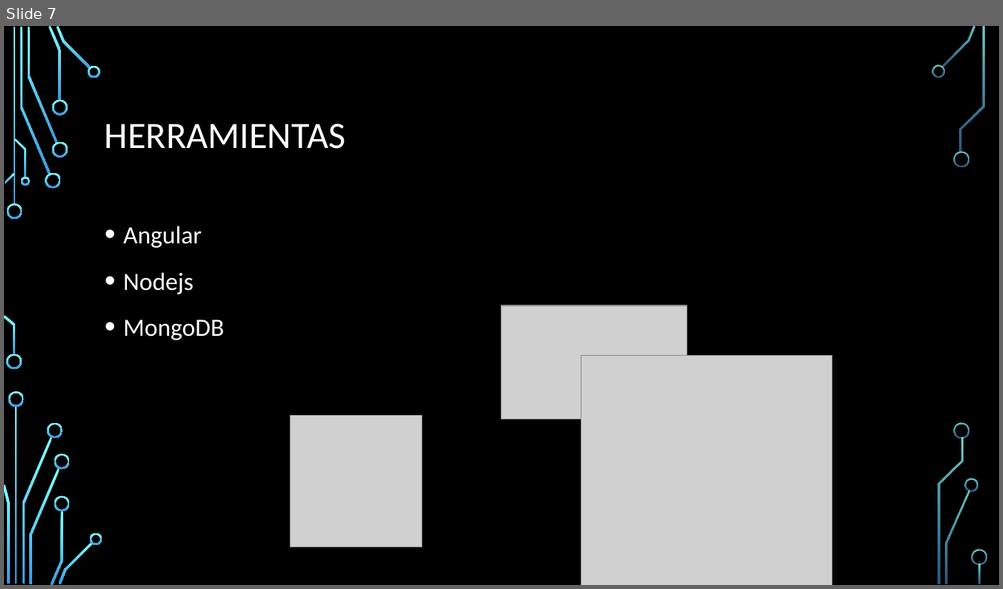
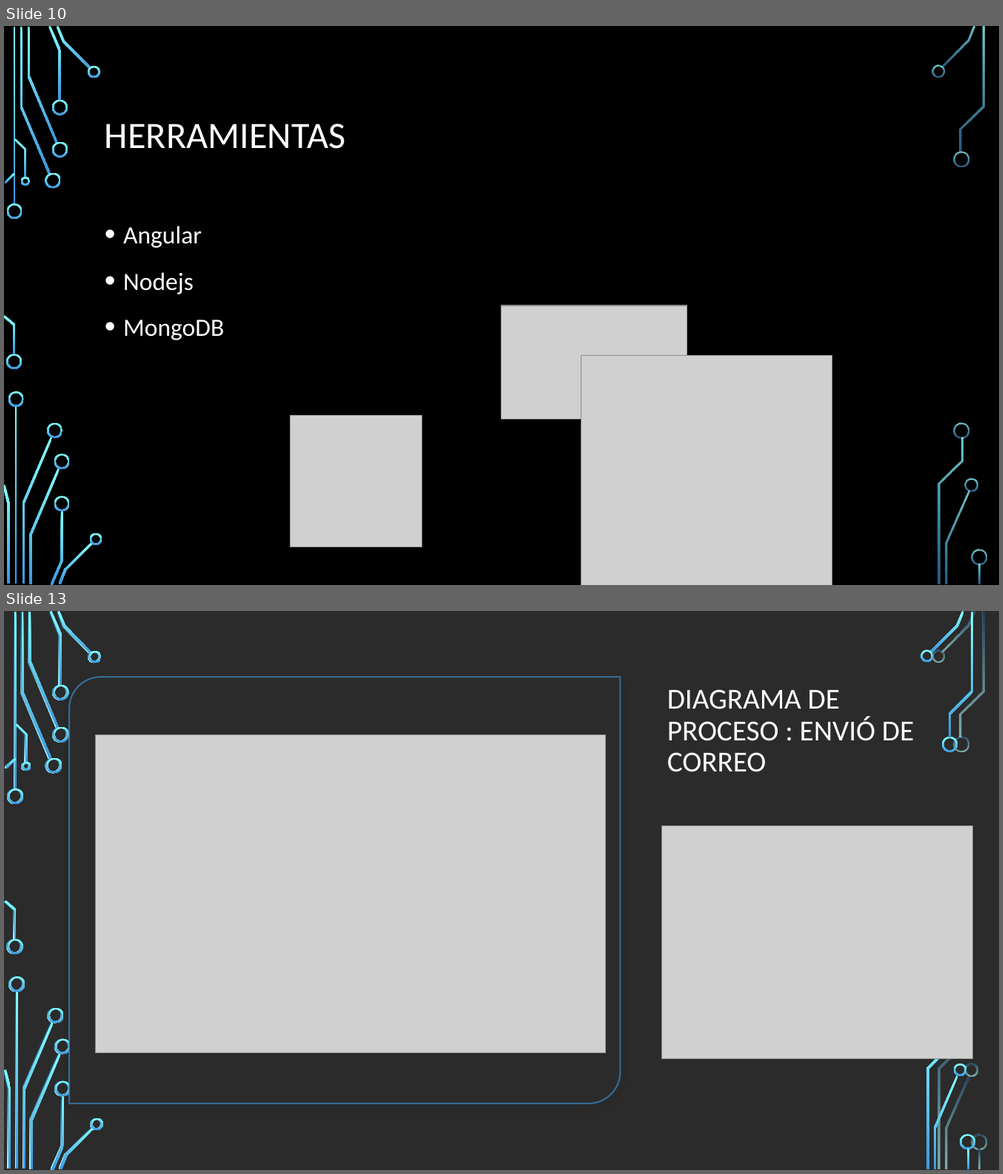
Before and after one commit to Adescafu/INFO264_Proyecto, a slide deck: presentacion.pptx. Shown one above the other, each under a label of ours: slide 7 before the commit, slides 10 and 13 after it; the slides between them are not shown. The pictures are 1003x589 and 1003x1174 pixels, drawn with LibreOffice and Linux fonts; fonts in the diff are those of the drawing; grey boxes stand for pictures; background and template pictures are left out; a plain dark background stands for a picture behind light text. Boxes give left, top, right and bottom in pixels: in the first picture for what was removed or moved away, otherwise in the second. Text is boxed around its words. In the diff, an @@ line names an element or a change of style, - is before the commit and + after.

```diff
--- a/presentacion.pptx
+++ b/presentacion.pptx
@@ slide 13 added at <box>4,611,999,1170</box>, background picture (left out) @@
@@ round diag rect added at <box>69,677,620,1103</box>, fill #FFFFFF, outline #3D97DE 1.5 pt @@
@@ title added at <box>667,689,913,772</box>, 28 pt, text #FFFFFF @@
+DIAGRAMA DE PROCESO : ENVIÓ DE CORREO
@@ picture added at <box>95,735,606,1054</box> @@
@@ picture added at <box>661,826,973,1059</box> @@
@@ group added at <box>4,611,976,1170</box>: 32 freeform shapes, 3 rectangles @@
@@ group added at <box>4,611,987,1170</box>: 32 freeform shapes, 3 rectangles @@
@@ what was slide 7 is now slide 10 @@
```
Also in this commit, not shown: 3 slides changed, 6 other slides added, 2 slides removed.
